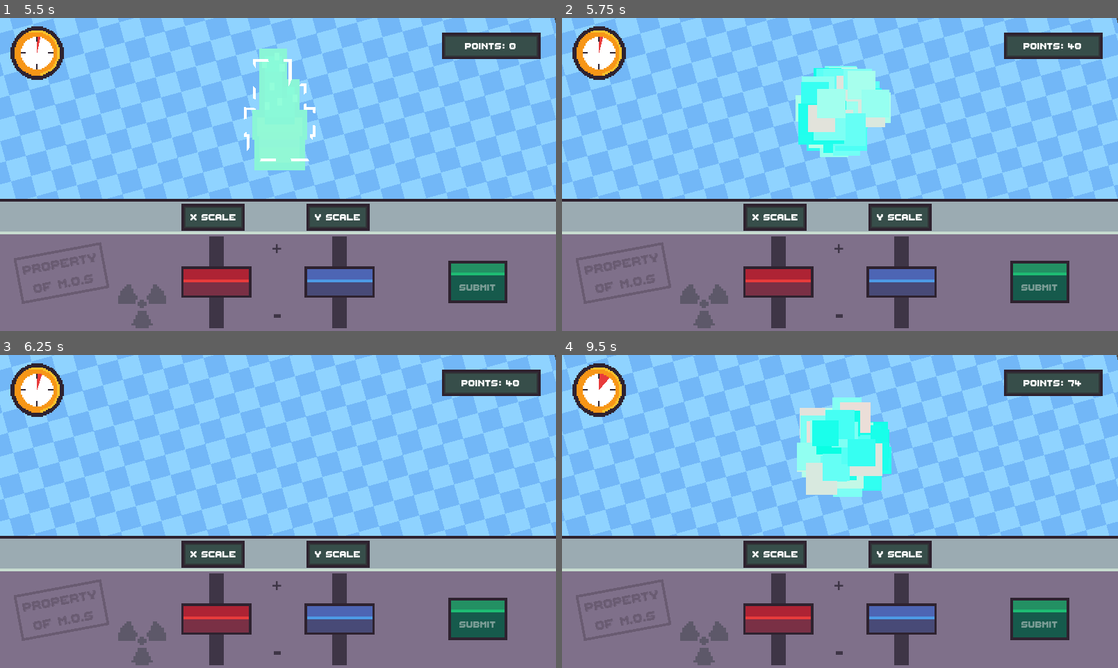
Above: before the commit, frames 1-4 (two rows, left to right).
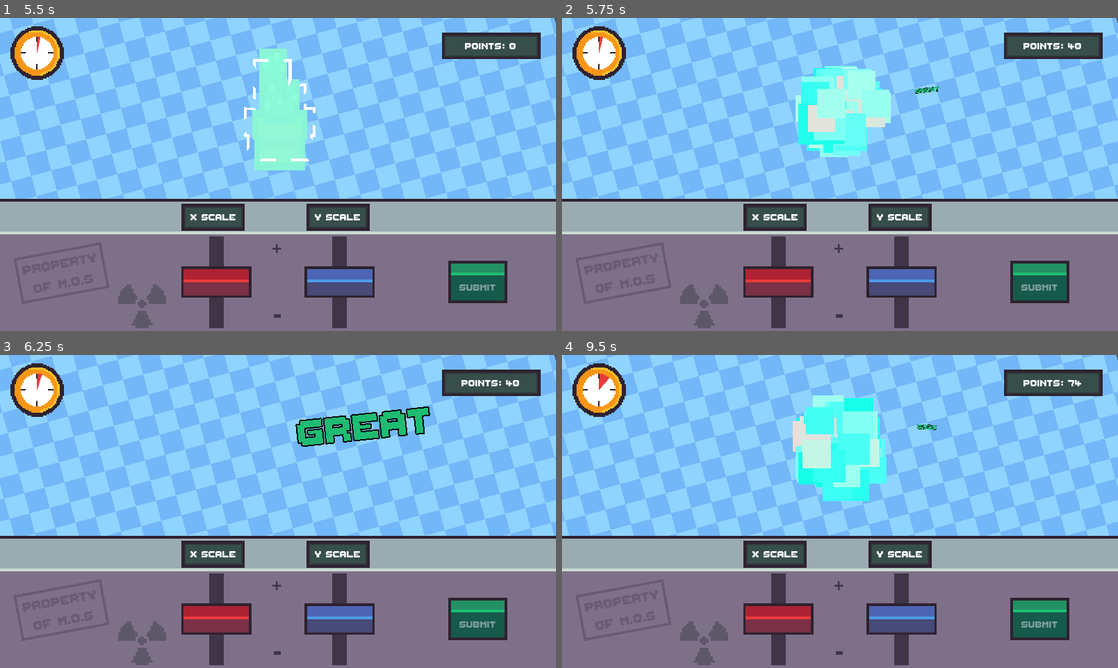
Above: after the commit, the same moments.

Repository: FixelDev/built-to-scale
Game: Godot game, scene res://scenes/game/game.tscn
Two runs of this game, one before a commit and one after it. Both use one fixed random seed, a clock stepped at 60 frames per second and the inputs below.
Inputs (mouse positions are in pixels of both pictures, inside the frame that each line leads up to):
- Up to frame 1 (5.5 s): click (333, 143) at 0.52 s; type "Alex" at 0.6 s; click "Accept" at 1.25 s; move the mouse to (400, 158) at 2.02 s; click "BEGIn" at 2.75 s; move the mouse to (166, 190) at 3.52 s; move the mouse to (333, 105) at 4.27 s; click "SUBMIT" at 5 s
- Up to frame 2 (5.75 s): no input
- Up to frame 3 (6.25 s): move the mouse to (250, 574) at 5.77 s
- Up to frame 4 (9.5 s): move the mouse to (1006, 558) at 6.52 s; move the mouse to (673, 464) at 7.27 s; move the mouse to (867, 511) at 8.02 s; click "SUBMIT" at 8.75 s

Frame 1 is identical in both runs. In frame 2, less than 0.1% of the frame differs, in the area x 63-68%, y 21-25%; in frame 3, 1.8%; in frame 4, 4.3%, in the area x 41-68%, y 12-47%.
Error in both runs: Attempt to call function 'get_as_text' in base 'null instance' on a null instance. (res://globals/globals.gd:22)

Commit message:
Added text to show player their accuracy

Diff:
--- a/scenes/game/game.tscn
+++ b/scenes/game/game.tscn
@@ -187,6 +187,46 @@
 
 [node name="ScrollingBg" parent="." instance=ExtResource("1_mijdp")]
 
+[node name="AccuracyLabel" type="Label" parent="."]
+unique_name_in_owner = true
+anchors_preset = 8
+anchor_left = 0.5
+anchor_top = 0.5
+anchor_right = 0.5
+anchor_bottom = 0.5
+offset_left = 420.0
+offset_top = 301.0
+offset_right = 860.0
+offset_bottom = 419.0
+grow_horizontal = 2
+grow_vertical = 2
+theme_override_constants/outline_size = 12
+theme_override_font_sizes/font_size = 128
+text = "PERFECT"
+horizontal_alignment = 1
+vertical_alignment = 1
+
+[node name="AccuracyLabelSpawnPoints" type="Node2D" parent="."]
+unique_name_in_owner = true
+
+[node name="Marker2D" type="Marker2D" parent="AccuracyLabelSpawnPoints"]
+position = Vector2(535, 272)
+
+[node name="Marker2D2" type="Marker2D" parent="AccuracyLabelSpawnPoints"]
+position = Vector2(841, 166)
+
+[node name="Marker2D3" type="Marker2D" parent="AccuracyLabelSpawnPoints"]
+position = Vector2(586, 111)
+
+[node name="Marker2D4" type="Marker2D" parent="AccuracyLabelSpawnPoints"]
+position = Vector2(402, 265)
+
+[node name="Marker2D5" type="Marker2D" parent="AccuracyLabelSpawnPoints"]
+position = Vector2(832, 296)
+
+[node name="Marker2D6" type="Marker2D" parent="AccuracyLabelSpawnPoints"]
+position = Vector2(485, 167)
+
 [node name="UI" type="CanvasLayer" parent="."]
 
 [node name="Table" type="Control" parent="UI"]
@@ -227,7 +267,7 @@
 theme_override_icons/grabber_highlight = ExtResource("2_hwd4f")
 theme_override_icons/grabber_disabled = ExtResource("3_7ab8d")
 editable = false
-scale_multiplier = Vector2(0.1, 0)
+scale_multiplier = Vector2(0.5, 0)
 
 [node name="VBoxContainer" type="VBoxContainer" parent="UI/Table/TableBot/HBoxContainer"]
 layout_mode = 2
@@ -259,7 +299,7 @@
 theme_override_icons/grabber_highlight = ExtResource("7_loc6v")
 theme_override_icons/grabber_disabled = ExtResource("4_7hhoa")
 editable = false
-scale_multiplier = Vector2(0, 0.1)
+scale_multiplier = Vector2(0, 0.3)
 
 [node name="SubmitButton" type="Button" parent="UI/Table/TableBot"]
 unique_name_in_owner = true
@@ -844,6 +884,9 @@
 
 [node name="PointsManager" type="Node2D" parent="."]
 script = ExtResource("6_20o6s")
+perfect_color = Color(1, 0.709804, 0.329412, 1)
+mid_color = Color(0.117647, 0.737255, 0.45098, 1)
+bad_color = Color(0.909804, 0.231373, 0.231373, 1)
 
 [node name="Timers" type="Node" parent="."]
 
--- a/scenes/game/points_manager/points_manager.gd
+++ b/scenes/game/points_manager/points_manager.gd
@@ -1,21 +1,66 @@
 class_name PointsManager extends Node2D
 
+@export var perfect_color: Color
+@export var mid_color: Color
+@export var bad_color: Color
+
 @onready var points_label = %PointsLabel
+@onready var accuracy_label = %AccuracyLabel
+@onready var accuracy_label_spawn_points = %AccuracyLabelSpawnPoints
+
+var accuracy_label_start_scale: Vector2
 
 func _ready() -> void:
 	Globals.stats_changed.connect(_on_stats_changed)
+	accuracy_label.pivot_offset = Vector2(accuracy_label.size.x / 2, accuracy_label.size.y / 2)
+	accuracy_label_start_scale = Vector2(1, 1)
+	accuracy_label.scale = Vector2.ZERO
 
 
 func _on_player_console_manager_accuracy_calculated(accuracy):
 	var points_to_add: int = 0
+	var text_to_show: String
+	var text_color: Color
 
 	if accuracy >= 0.98:
 		points_to_add = Globals.max_points
-	elif accuracy >= 0.3 and accuracy < 0.98:
+		text_to_show = "Perfect!"
+		text_color = perfect_color
+	elif accuracy >= 0.6 and accuracy < 0.98:
 		points_to_add = Globals.max_points * accuracy
+		text_to_show = ["Great", "Good", "Well done"].pick_random()
+		text_color = mid_color
+	elif accuracy >= 0.3 and accuracy < 0.6:
+		points_to_add = Globals.max_points * accuracy
+		text_to_show = "Ok"
+		text_color = mid_color
+	else:
+		text_to_show = "Too bad!"
+		text_color = bad_color
 
 	Globals.points += points_to_add
+	show_accuracy_text(text_to_show, text_color)
 
 
 func _on_stats_changed() -> void:
 	points_label.text = "Points: " + str(Globals.points)
+
+
+func show_accuracy_text(text_to_show: String, text_color: Color) -> void:
+	var spawn_point: Vector2 = accuracy_label_spawn_points.get_children().pick_random().global_position
+	accuracy_label.global_position = spawn_point
+	accuracy_label.text = text_to_show
+	accuracy_label.rotation = accuracy_label.rotation + randf_range(-0.2, 0.2)
+	accuracy_label.modulate = text_color
+
+	var tween_time: float = 0.3
+	var tween: Tween = get_tree().create_tween()
+	tween.tween_property(accuracy_label, "scale", Vector2(accuracy_label_start_scale.x + 0.2, accuracy_label_start_scale.y + 0.2), tween_time).from(Vector2.ZERO).set_trans(Tween.TRANS_CUBIC)
+	tween.tween_property(accuracy_label, "scale", accuracy_label_start_scale, tween_time).set_trans(Tween.TRANS_CUBIC)
+
+	await tween.finished
+
+	tween = get_tree().create_tween()
+
+	tween.tween_property(accuracy_label, "scale", Vector2(accuracy_label_start_scale.x + 0.2, accuracy_label_start_scale.y + 0.2), tween_time).set_trans(Tween.TRANS_CUBIC)
+	tween.tween_property(accuracy_label, "scale", Vector2.ZERO, tween_time).set_trans(Tween.TRANS_CUBIC)
